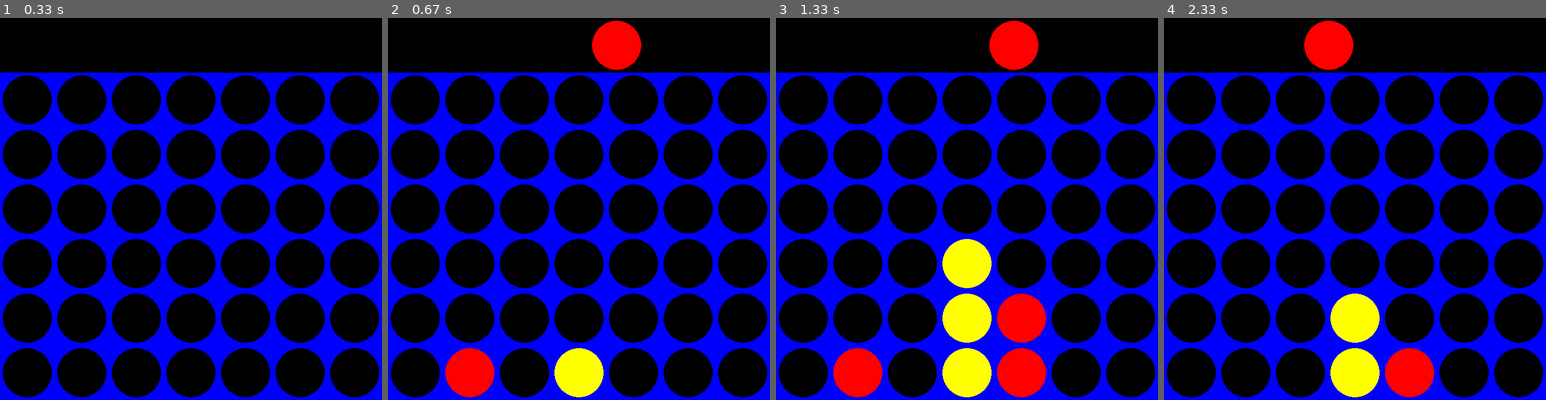
Above: before the commit, frames 1-4 (left to right).
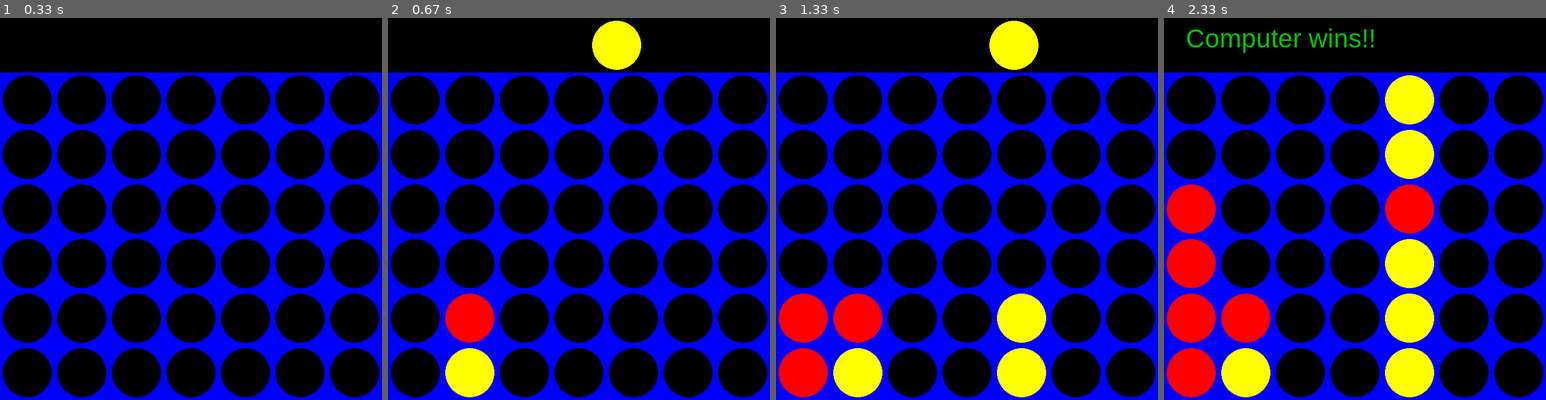
Above: after the commit, the same moments.

Repository: nmastrapasqua/PythonPlay
Game: pygame game, started from examples/connect_four_gui.py
Same seed, same stepped clock (60 frames per second), same inputs: the game is played once before the commit and once after it.
Inputs (mouse positions are in pixels of both pictures, inside the frame that each line leads up to):
- Up to frame 1 (0.33 s): no input
- Up to frame 2 (0.67 s): press the mouse at (487, 212) at 0.37 s; move the mouse to (552, 251) at 0.47 s; release the mouse at (617, 293) at 0.6 s
- Up to frame 3 (1.33 s): click (1005, 235) at 0.8 s; press the mouse at (1005, 235) at 1.1 s; move the mouse to (1009, 216) at 1.2 s; move the mouse to (1012, 197) at 1.3 s
- Up to frame 4 (2.33 s): release the mouse at (1400, 197) at 1.33 s; press the mouse at (1393, 235) at 1.47 s; move the mouse to (1316, 193) at 1.57 s; release the mouse at (1240, 147) at 1.7 s; press the mouse at (1393, 235) at 1.83 s; move the mouse to (1416, 189) at 1.93 s; release the mouse at (1435, 140) at 2.07 s; press the mouse at (1393, 235) at 2.2 s; move the mouse to (1328, 224) at 2.3 s

Frame 1 is identical in both runs. In frame 2, 5.2% of the frame differs, in the area x 15-67%, y 0-100%; in frame 3, 13%; in frame 4, 20%, in the area x 0-71%, y 0-100%.

Commit message:
Connect Four

Diff:
--- a/examples/connect_four_gui.py
+++ b/examples/connect_four_gui.py
@@ -1,6 +1,9 @@
+#=====================================================================
+# Play with:
+# https://www.helpfulgames.com/subjects/brain-training/connect-four.html
+#=====================================================================
 from games.connect_four import ConnectFourGame, MiniMaxPlayer, DRAW, AI_PIECE, PLAYER_PIECE
 
-import numpy as np
 import random
 import pygame
 from pygame.locals import *
@@ -11,6 +14,8 @@
 BLACK = (0,0,0)
 RED = (255,0,0)
 YELLOW = (255,255,0)
+GREEN = (0, 200, 0 )
+LABEL_COLOR = GREEN
 
 ROW_COUNT = 6
 COLUMN_COUNT = 7
@@ -18,7 +23,9 @@
 
 PLAYER = 0
 AI = 1
-DIFFICULTY = 2
+DIFFICULTY = 3
+
+PLAYER_COLOR = {PLAYER_PIECE: YELLOW, AI_PIECE: RED}
 
 computerPlayer = MiniMaxPlayer(AI_PIECE, DIFFICULTY)
 game = None
@@ -38,7 +45,7 @@
 screen = pygame.display.set_mode(size)
 pygame.display.update()
 
-myfont = pygame.font.SysFont("monospace", 75)
+myfont = pygame.font.SysFont("Arial", 48)
 
 def draw_board(game):
     board = game.get_board()
@@ -50,20 +57,27 @@
     for c in range(game.get_cols()):
         for r in range(game.get_rows()):
             if board[r][c] == PLAYER_PIECE:
-                pygame.draw.circle(screen, RED, (int(c*SQUARESIZE+SQUARESIZE/2), height-int(r*SQUARESIZE+SQUARESIZE/2)), RADIUS)
+                pygame.draw.circle(screen, PLAYER_COLOR[PLAYER_PIECE], (int(c*SQUARESIZE+SQUARESIZE/2), height-int(r*SQUARESIZE+SQUARESIZE/2)), RADIUS)
             elif board[r][c] == AI_PIECE:
-                pygame.draw.circle(screen, YELLOW, (int(c*SQUARESIZE+SQUARESIZE/2), height-int(r*SQUARESIZE+SQUARESIZE/2)), RADIUS)
+                pygame.draw.circle(screen, PLAYER_COLOR[AI_PIECE], (int(c*SQUARESIZE+SQUARESIZE/2), height-int(r*SQUARESIZE+SQUARESIZE/2)), RADIUS)
 
     pygame.display.update()
 
 def reset_game():
     global turn, game
     turn = random.randint(PLAYER, AI)
+    #turn = PLAYER
+    #turn = AI
     game = ConnectFourGame(AI_PIECE, PLAYER_PIECE, ROW_COUNT, COLUMN_COUNT, WINDOW_LENGTH)
     pygame.draw.rect(screen, BLACK, (0,0, width, SQUARESIZE))
 
 def getComputerMove():
+    label = myfont.render("Please wait...", 1, LABEL_COLOR)
+    screen.blit(label, (40,10))
+    pygame.display.update()
     computerPlayer.do_move(game)
+    pygame.draw.rect(screen, BLACK, (0,0, width, SQUARESIZE))
+    pygame.display.update()
 
 def getHumanMove():
     while True:
@@ -75,7 +89,7 @@
             elif event.type == pygame.MOUSEMOTION:
                 pygame.draw.rect(screen, BLACK, (0,0, width, SQUARESIZE))
                 posx = event.pos[0]
-                pygame.draw.circle(screen, RED, (posx, int(SQUARESIZE/2)), RADIUS)
+                pygame.draw.circle(screen, PLAYER_COLOR[PLAYER_PIECE], (posx, int(SQUARESIZE/2)), RADIUS)
                 pygame.display.update()
 
             elif event.type == MOUSEBUTTONDOWN:
@@ -99,7 +113,16 @@
 		return None
 
 def draw_win():
-    label = myfont.render("Player 1 wins!!", 1, RED)
+    winner = is_game_over()
+    if winner is None:
+        return
+
+    if winner == DRAW:
+        label = myfont.render("Draw !!", 1, LABEL_COLOR)
+    else:
+        text = 'Human' if winner == PLAYER_PIECE else 'Computer'
+        label = myfont.render(f"{text} wins!!", 1, LABEL_COLOR)
+
     screen.blit(label, (40,10))
 
 def main():
--- a/src/games/connect_four.py
+++ b/src/games/connect_four.py
@@ -13,7 +13,7 @@
 PLAYER_PIECE = 1
 AI_PIECE = 2
 DRAW = 3
-WIN_SCORE = 100000000000000
+WIN_SCORE = 100000
 
 #============================================================================
 # MiniMaxPlayer class for Connect Four Game
@@ -30,69 +30,28 @@
         return move
 
     def evaluate(self, game, actual_depth):
+        return self.eval1(game, actual_depth)
+
+    def eval1(self, game, actual_depth):
         opponentId = game.get_opponent(self.id)
+        fourInRow = 0
+        threeInRow = 0
+        twoInRow = 0
 
-        if game.check_win(self.id):
-            return WIN_SCORE
-
-        elif game.check_win(opponentId):
+        if game.check_win(opponentId):
             return -WIN_SCORE
 
-        else:
-            return self.score_position(game)
+        for window in game.get_windows():
+            fourInRow += self.count(window, self.id, 4)
+            threeInRow += self.count(window, self.id, 3)
+            twoInRow += self.count(window, self.id, 2)
 
-    def score_position(self, game):
-        board = game.get_board()
-        score = 0
-        window_len = game.get_window_length()
+        return WIN_SCORE*fourInRow + 100*threeInRow + twoInRow
 
-        ## Score center column
-        center_array = [int(i) for i in list(board[:, game.get_cols()//2])]
-        center_count = center_array.count(self.id)
-        score += center_count * 3
-
-        ## Score Horizontal
-        for r in range(game.get_rows()):
-            row_array = [int(i) for i in list(board[r,:])]
-            for c in range(game.get_cols()-3):
-                window = row_array[c:c+window_len]
-                score += self.evaluate_window(window, game)
-
-        ## Score Vertical
-        for c in range(game.get_cols()):
-            col_array = [int(i) for i in list(board[:,c])]
-            for r in range(game.get_rows()-3):
-                window = col_array[r:r+window_len]
-                score += self.evaluate_window(window, game)
-
-        ## Score posiive sloped diagonal
-        for r in range(game.get_rows()-3):
-            for c in range(game.get_cols()-3):
-                window = [board[r+i][c+i] for i in range(window_len)]
-                score += self.evaluate_window(window, game)
-
-        for r in range(game.get_rows()-3):
-            for c in range(game.get_cols()-3):
-                window = [board[r+3-i][c+i] for i in range(window_len)]
-                score += self.evaluate_window(window, game)
-
-        return score
-
-    def evaluate_window(self, window, game):
-        score = 0
-        opp_piece = game.get_opponent(self.id)
-
-        if window.count(self.id) == 4:
-            score += 100
-        elif window.count(self.id) == 3 and window.count(EMPTY) == 1:
-            score += 5
-        elif window.count(self.id) == 2 and window.count(EMPTY) == 2:
-            score += 2
-
-        if window.count(opp_piece) == 3 and window.count(EMPTY) == 1:
-            score -= 4
-
-        return score
+    def count(self, window, playerId, size):
+        if window.count(playerId) == size and window.count(EMPTY) == len(window) - size:
+            return 1
+        return 0
 
 #============================================================================
 # Class ConnectFourGame
@@ -100,7 +59,7 @@
 class ConnectFourGame(Game):
     def __init__(self, player1, player2, rows = 6, cols = 7, window_length = 4):
         super().__init__("Connect Four")
-        self.board = np.zeros((rows, cols))
+        self.board = np.zeros((rows, cols), dtype=int)
         self.undo_stack = LifoQueue()
         self.player1 = player1
         self.player2 = player2
@@ -115,29 +74,9 @@
         return self.board
 
     def check_win(self, playerId):
-        # Check horizontal locations for win
-        for c in range(self.cols-3):
-            for r in range(self.rows):
-                if self.board[r][c] == playerId and self.board[r][c+1] == playerId and self.board[r][c+2] == playerId and self.board[r][c+3] == playerId:
-                    return True
-
-        # Check vertical locations for win
-        for c in range(self.cols):
-            for r in range(self.rows-3):
-                if self.board[r][c] == playerId and self.board[r+1][c] == playerId and self.board[r+2][c] == playerId and self.board[r+3][c] == playerId:
-                    return True
-
-        # Check positively sloped diaganols
-        for c in range(self.cols-3):
-            for r in range(self.rows-3):
-                if self.board[r][c] == playerId and self.board[r+1][c+1] == playerId and self.board[r+2][c+2] == playerId and self.board[r+3][c+3] == playerId:
-                    return True
-
-        # Check negatively sloped diaganols
-        for c in range(self.cols-3):
-            for r in range(3, self.rows):
-                if self.board[r][c] == playerId and self.board[r-1][c+1] == playerId and self.board[r-2][c+2] == playerId and self.board[r-3][c+3] == playerId:
-                    return True
+        for window in self.get_windows():
+            if window.count(playerId) == self.window_length:
+                return True
 
         return False
 
@@ -182,5 +121,32 @@
     def get_cols(self):
         return self.cols
 
-    def get_window_length(self):
-        return self.window_length
+    def get_center_column(self):
+        return [int(i) for i in list(self.board[:, self.cols//2])]
+
+    def get_windows(self):
+        windows = []
+
+        ## Score Horizontal
+        for r in range(self.rows):
+            row_array = [int(i) for i in list(self.board[r,:])]
+            for c in range(self.cols-3):
+                windows.append(row_array[c:c+self.window_length])
+
+        ## Score Vertical
+        for c in range(self.cols):
+            col_array = [int(i) for i in list(self.board[:,c])]
+            for r in range(self.rows-3):
+                windows.append(col_array[r:r+self.window_length])
+
+        ## Score posiive sloped diagonal
+        for r in range(self.rows-3):
+            for c in range(self.cols-3):
+                windows.append([self.board[r+i][c+i] for i in range(self.window_length)])
+
+
+        for r in range(self.rows-3):
+            for c in range(self.cols-3):
+               windows.append([self.board[r+3-i][c+i] for i in range(self.window_length)])
+
+        return windows
--- a/tests/test_connect_four.py
+++ b/tests/test_connect_four.py
@@ -115,13 +115,56 @@
         self.assertEqual(self.game.check_win(AI_PIECE), False)
         self.assertEqual(self.game.check_win(PLAYER_PIECE), True)
 
+        for i in range(10):
+            self.game.undo()
+
+        self.assertEqual(self.game.check_win(AI_PIECE), False)
+        self.assertEqual(self.game.check_win(PLAYER_PIECE), False)
+
+        self.game.do_move(6, PLAYER_PIECE)
+        self.game.do_move(6, PLAYER_PIECE)
+        self.game.do_move(6, PLAYER_PIECE)
+        self.game.do_move(6, AI_PIECE)
+
+        self.game.do_move(5, PLAYER_PIECE)
+        self.game.do_move(5, PLAYER_PIECE)
+        self.game.do_move(5, AI_PIECE)
+
+        self.game.do_move(4, PLAYER_PIECE)
+        self.game.do_move(4, AI_PIECE)
+
+        self.game.do_move(3, AI_PIECE)
+
+        self.assertEqual(self.game.check_win(AI_PIECE), True)
+        self.assertEqual(self.game.check_win(PLAYER_PIECE), False)
+
     def test_evaluate(self):
         self.assertEqual(self.aiPlayer.evaluate(self.game, 0), 0)
 
         self.game.do_move(3, self.aiPlayer.get_id())
-        self.assertEqual(self.aiPlayer.evaluate(self.game, 0), 3)
+        self.assertEqual(self.aiPlayer.evaluate(self.game, 0), 0)
         self.game.do_move(3, self.aiPlayer.get_id())
-        self.assertEqual(self.aiPlayer.evaluate(self.game, 0), 8)
+        self.assertEqual(self.aiPlayer.evaluate(self.game, 0), 1)
+
+        self.game.undo()
+        self.game.undo()
+
+        self.game.do_move(6, AI_PIECE)
+        self.game.do_move(6, AI_PIECE)
+        self.game.do_move(6, AI_PIECE)
+        self.game.do_move(6, PLAYER_PIECE)
+
+        self.game.do_move(5, AI_PIECE)
+        self.game.do_move(5, AI_PIECE)
+        self.game.do_move(5, PLAYER_PIECE)
+
+        self.game.do_move(4, AI_PIECE)
+        self.game.do_move(4, PLAYER_PIECE)
+
+        self.game.do_move(2, AI_PIECE)
+        self.game.do_move(2, AI_PIECE)
+
+        self.assertEqual(self.aiPlayer.evaluate(self.game, 0), 203)
 
 if __name__ == '__main__':
     unittest.main()
